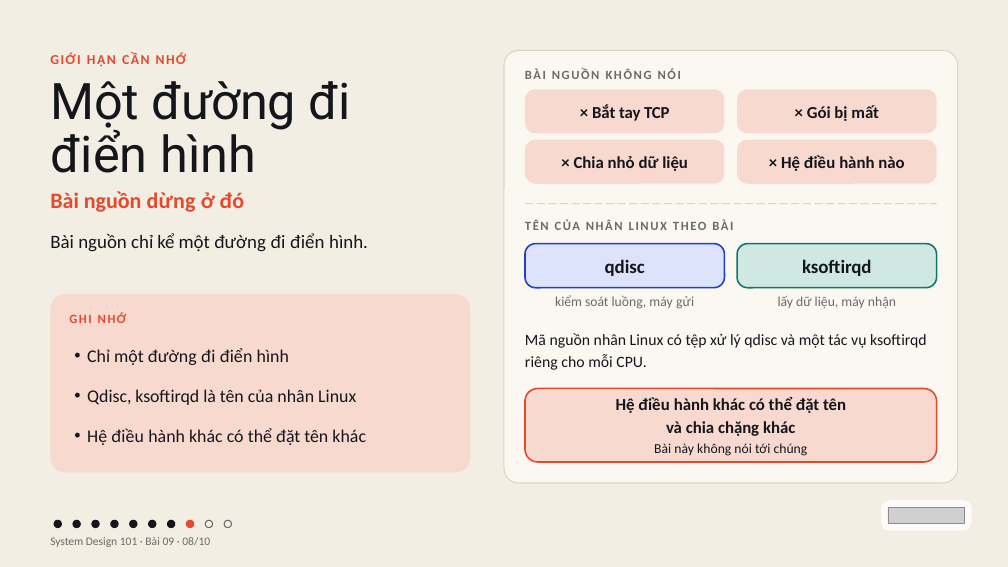
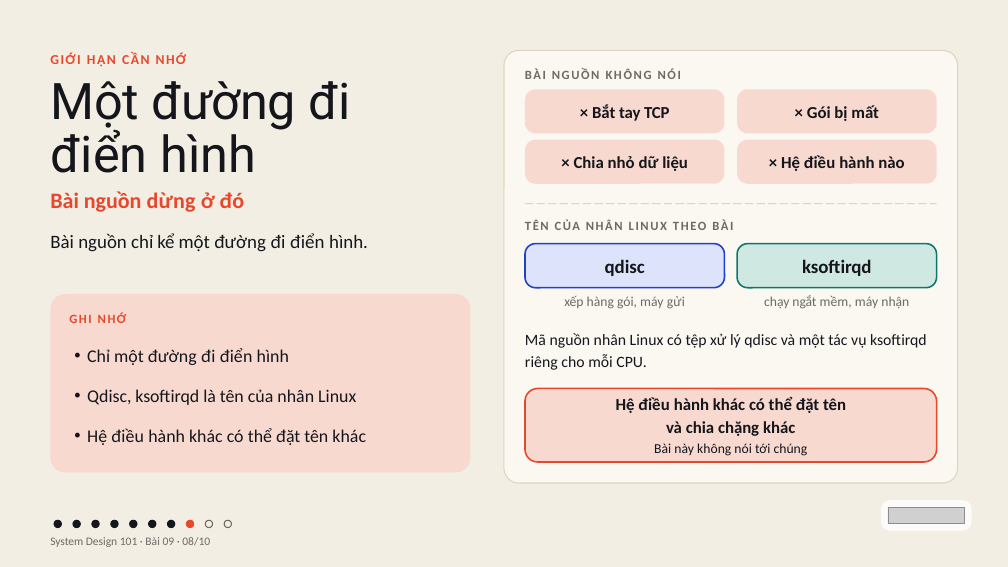
Before and after one commit to vohoailinh90/tool-marketing-studio, a slide deck: slide 8 of system-design-101/vi/lessons/sd-10-009/slides/sd-10-009.pptx. Drawn at 1008x567 pixels with LibreOffice and Linux fonts; fonts in the diff are those of the drawing; grey boxes stand for pictures. Boxes give left, top, right and bottom in pixels: in the first picture for what was removed or moved away, otherwise in the second. Text is boxed around its words. In the diff, an @@ line names an element or a change of style, - is before the commit and + after.

```diff
--- a/system-design-101/vi/lessons/sd-10-009/slides/sd-10-009.pptx
+++ b/system-design-101/vi/lessons/sd-10-009/slides/sd-10-009.pptx
@@ text at (x1=564, y1=296, x2=685, y2=309): text changed @@
-kiểm soát luồng, máy gửi
+xếp hàng gói, máy gửi
@@ text at (x1=764, y1=295, x2=909, y2=309): text changed @@
-lấy dữ liệu, máy nhận
+chạy ngắt mềm, máy nhận
```
Also in this commit, not shown: 5 other slides changed, 4 other files.
